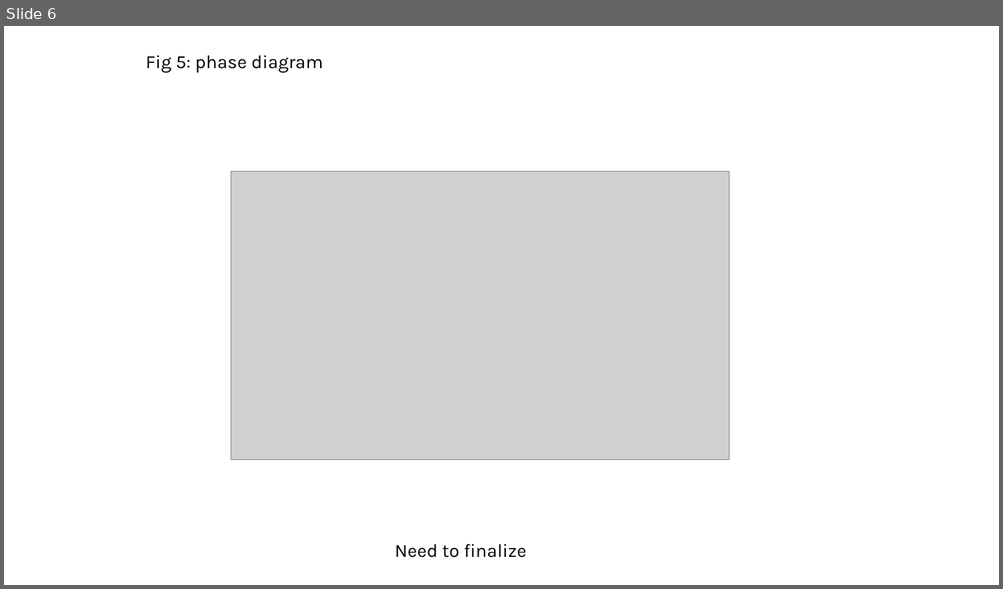
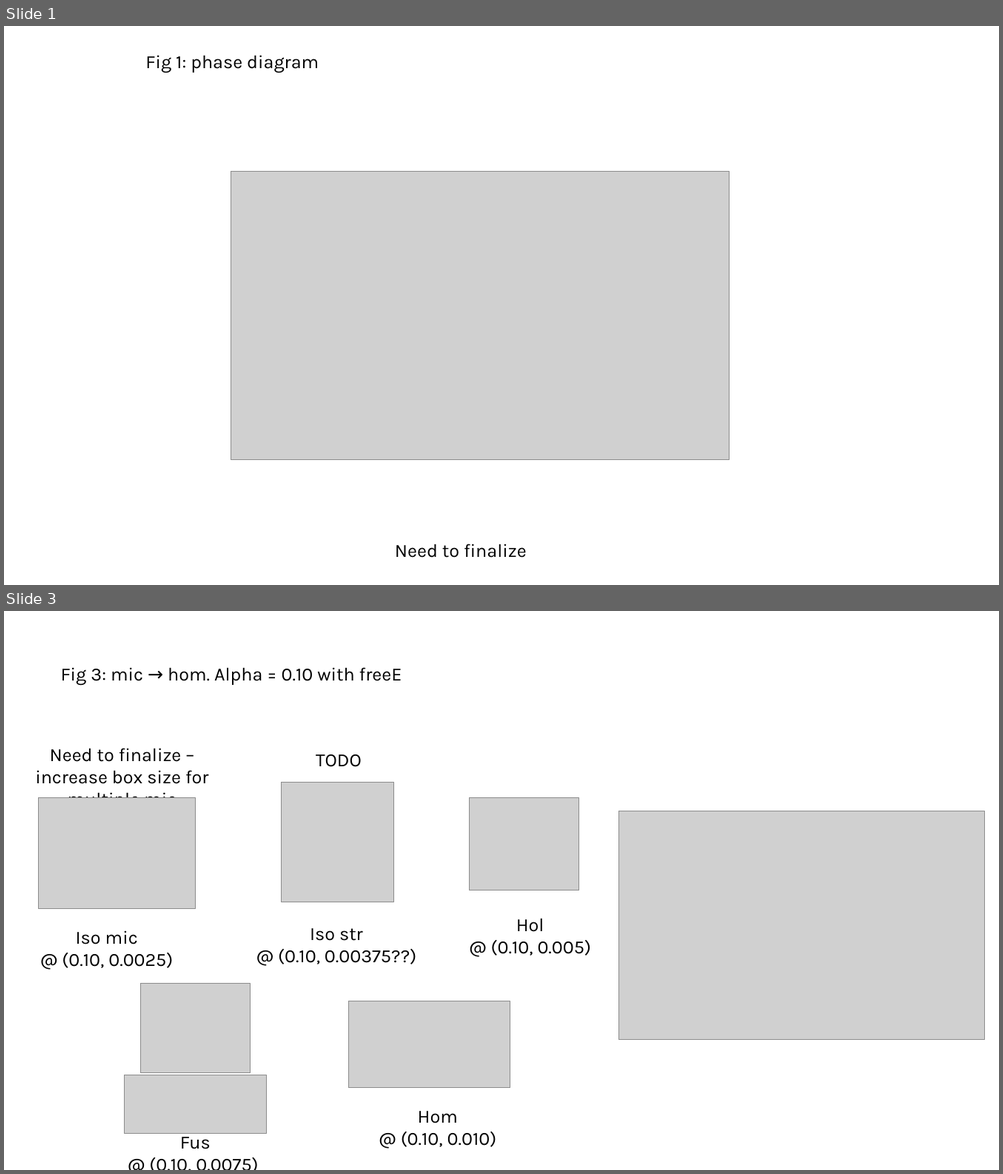
Before and after one commit to tyokokur/presentations, a slide deck: SYSG3_paper.pptx. Shown one above the other, each under a label of ours: slide 6 before the commit, slides 1 and 3 after it; the slides between them are not shown. The pictures are 1003x589 and 1003x1174 pixels, drawn with LibreOffice and Linux fonts; fonts in the diff are those of the drawing; grey boxes stand for pictures. Boxes give left, top, right and bottom in pixels: in the first picture for what was removed or moved away, otherwise in the second. Text is boxed around its words. In the diff, an @@ line names an element or a change of style, - is before the commit and + after.

```diff
--- a/SYSG3_paper.pptx
+++ b/SYSG3_paper.pptx
@@ slide 3 added at (x1=4, y1=611, x2=999, y2=1170), background #FFFFFF @@
@@ text added at (x1=61, y1=667, x2=402, y2=686), 18 pt, text #000000 @@
+Fig 3: mic → hom. Alpha = 0.10 with freeE
@@ text added at (x1=35, y1=748, x2=208, y2=798), 18 pt, text #000000 @@
+Need to finalize – increase box size for multiple mic
@@ text added at (x1=316, y1=755, x2=361, y2=767), 18 pt, text #000000 @@
+TODO
@@ picture added at (x1=282, y1=783, x2=394, y2=902) @@
@@ picture added at (x1=38, y1=798, x2=195, y2=909) @@
@@ picture added at (x1=469, y1=798, x2=579, y2=891) @@
@@ picture added at (x1=619, y1=812, x2=984, y2=1040) @@
@@ text added at (x1=491, y1=918, x2=591, y2=956), 18 pt, text #000000 @@
+Hol
+@ (0.10, 0.005)
@@ text added at (x1=62, y1=931, x2=173, y2=968), 18 pt, text #000000 @@
+Iso mic
+@ (0.10, 0.0025)
@@ text added at (x1=278, y1=928, x2=416, y2=965), 18 pt, text #000000 @@
+Iso str
+@ (0.10, 0.00375??)
@@ picture added at (x1=141, y1=983, x2=250, y2=1073) @@
@@ picture added at (x1=348, y1=1001, x2=510, y2=1088) @@
@@ picture added at (x1=124, y1=1075, x2=266, y2=1133) @@
@@ text added at (x1=401, y1=1111, x2=497, y2=1147), 18 pt, text #000000 @@
+Hom
+@ (0.10, 0.010)
@@ text added at (x1=180, y1=1132, x2=210, y2=1150), 18 pt, text #000000 @@
+Fus
+@ (0.10, 0.0075)
@@ what was slide 6 is now slide 1 @@
@@ slide 1 changed as well @@
@@ text at (x1=145, y1=55, x2=318, y2=73): text changed @@
-Fig 5: phase diagram
+Fig 1: phase diagram
```
Also in this commit, not shown: 2 other slides changed, 1 other slide added, 4 slides removed.
